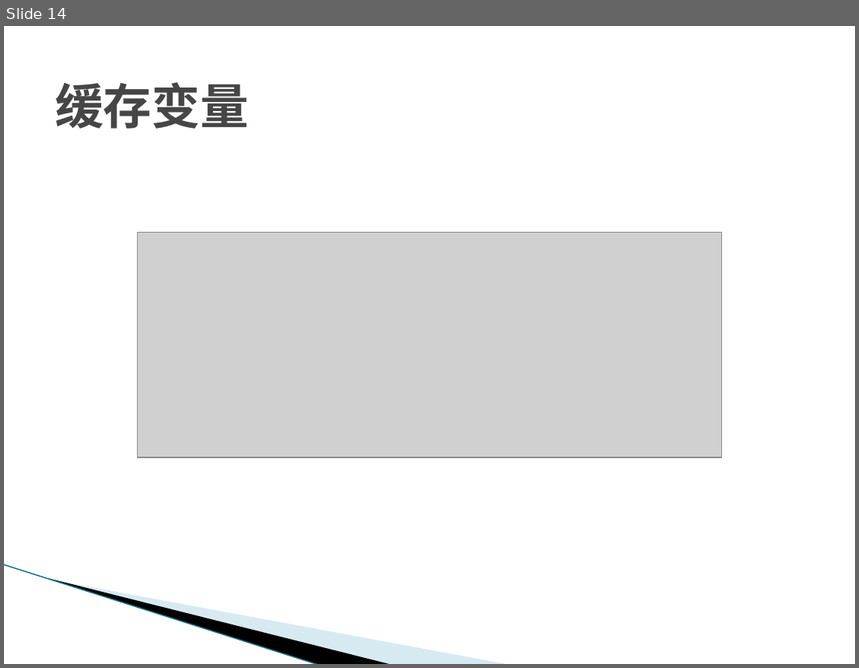
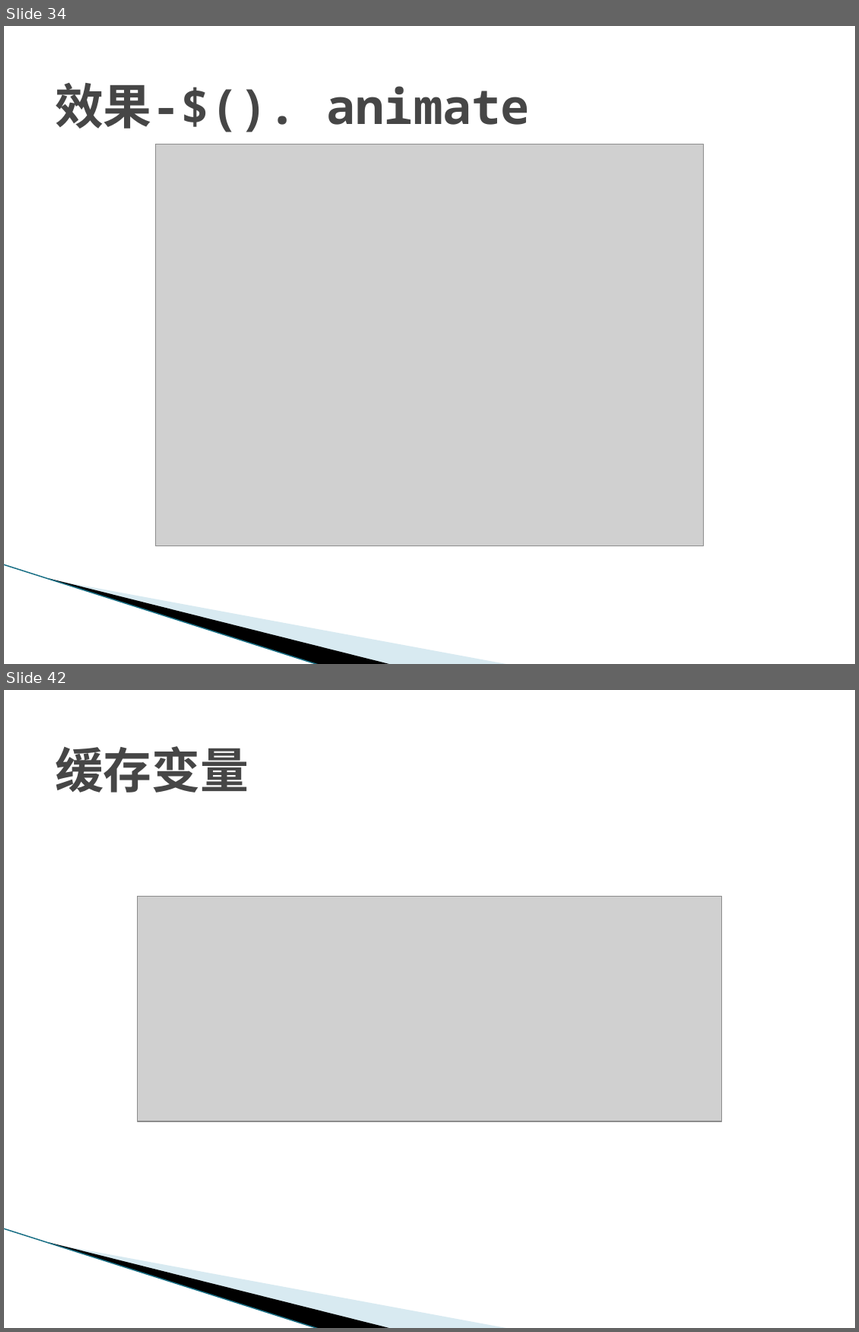
Before and after one commit to temberature/squery, a slide deck: doc/jQuery源码鉴赏.pptx. Shown one above the other, each under a label of ours: slide 14 before the commit, slides 34 and 42 after it; the slides between them are not shown. The pictures are 859x668 and 859x1332 pixels, drawn with LibreOffice and Linux fonts; fonts in the diff are those of the drawing; grey boxes stand for pictures; background and template pictures are left out. Boxes give left, top, right and bottom in pixels: in the first picture for what was removed or moved away, otherwise in the second. Text is boxed around its words. In the diff, an @@ line names an element or a change of style, - is before the commit and + after.

```diff
--- a/doc/jQuery源码鉴赏.pptx
+++ b/doc/jQuery源码鉴赏.pptx
@@ slide 34 added at (x1=4, y1=26, x2=855, y2=664), background #FFFFFF; not listed: 3 template elements that a slide beside it also shows @@
@@ title added at (x1=55, y1=82, x2=530, y2=132), 41 pt, text #464646, bold @@
+效果-$(). animate
@@ picture added at (x1=155, y1=145, x2=704, y2=546) @@
@@ what was slide 14 is now slide 42 @@
```
Also in this commit, not shown: 8 slides changed, 27 other slides added, 7 slides removed, 24 other files.
